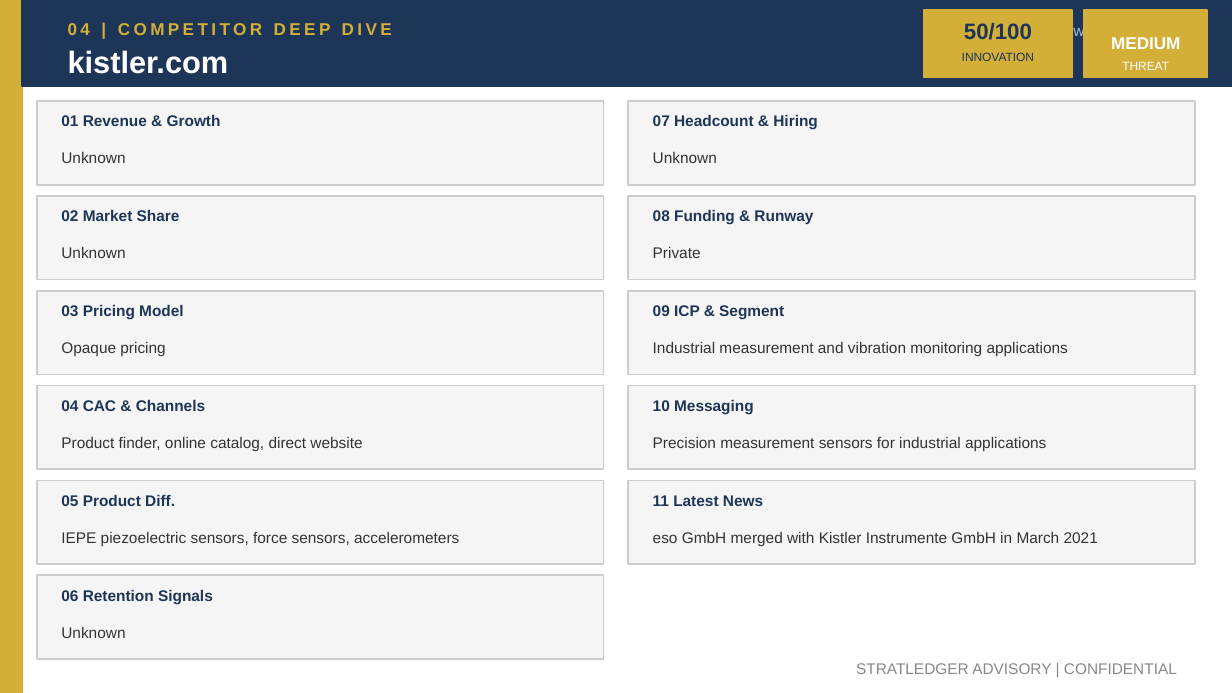
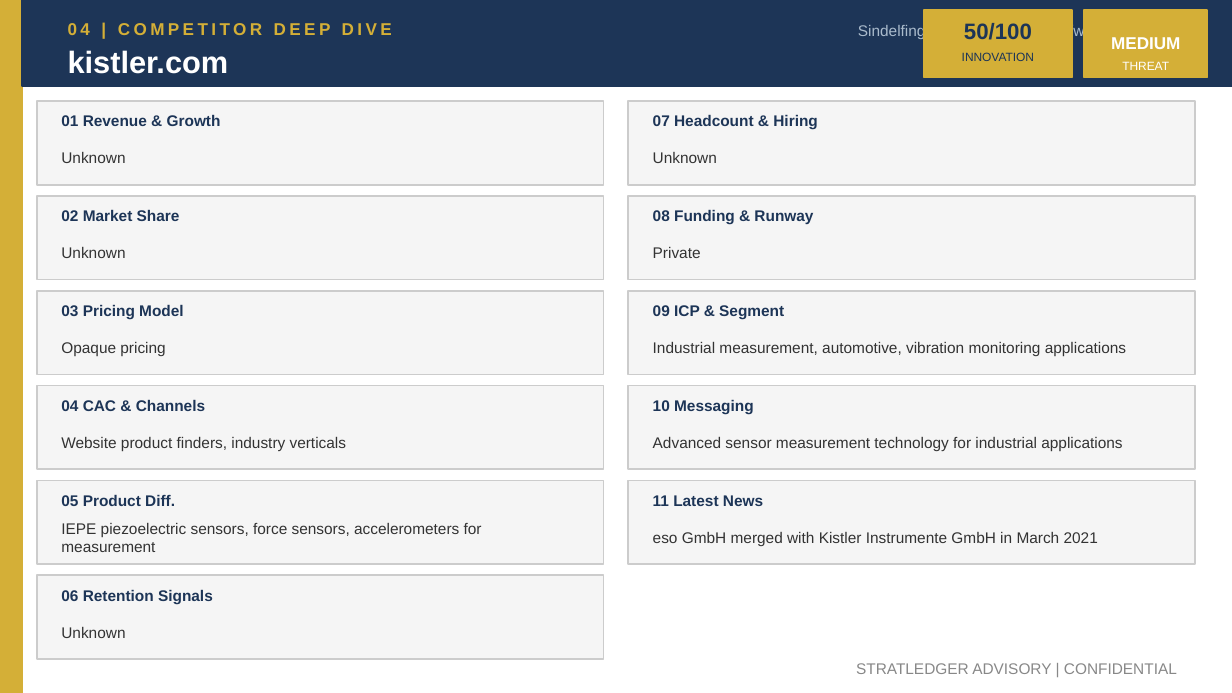
Before and after one commit to apexmakeshop-dot/droplet-commands, a slide deck: slide 7 of mesh_bioplastics_CI_Report.pptx. Drawn at 1232x693 pixels with LibreOffice and Linux fonts; fonts in the diff are those of the drawing. Boxes give left, top, right and bottom in pixels: in the first picture for what was removed or moved away, otherwise in the second. Text is boxed around its words. In the diff, an @@ line names an element or a change of style, - is before the commit and + after.

```diff
--- a/mesh_bioplastics_CI_Report.pptx
+++ b/mesh_bioplastics_CI_Report.pptx
@@ text at [858, 23, 1183, 39]: text changed @@
-Unknown | https://www.kistler.com
+Sindelfingen, Germany | https://www.kistler.com
@@ text at [653, 342, 1126, 356]: text changed @@
-Industrial measurement and vibration monitoring applications
+Industrial measurement, automotive, vibration monitoring applications
@@ text at [61, 437, 346, 451]: text changed @@
-Product finder, online catalog, direct website
+Website product finders, industry verticals
@@ text at [653, 437, 1122, 451]: text changed @@
-Precision measurement sensors for industrial applications
+Advanced sensor measurement technology for industrial applications
@@ text at [61, 523, 482, 552]: text changed @@
-IEPE piezoelectric sensors, force sensors, accelerometers
+IEPE piezoelectric sensors, force sensors, accelerometers for measurement
```
Also in this commit, not shown: 4 other slides changed.
